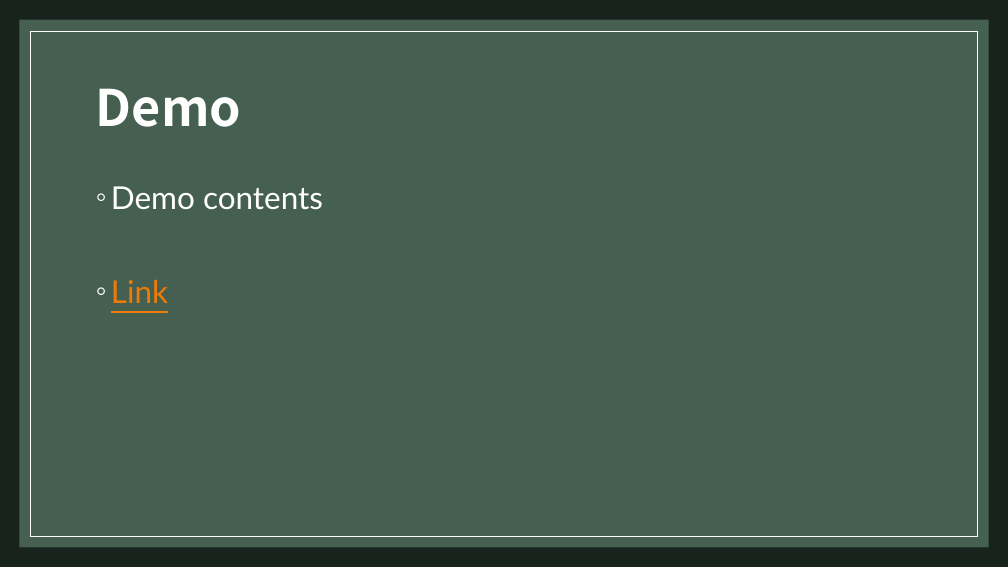
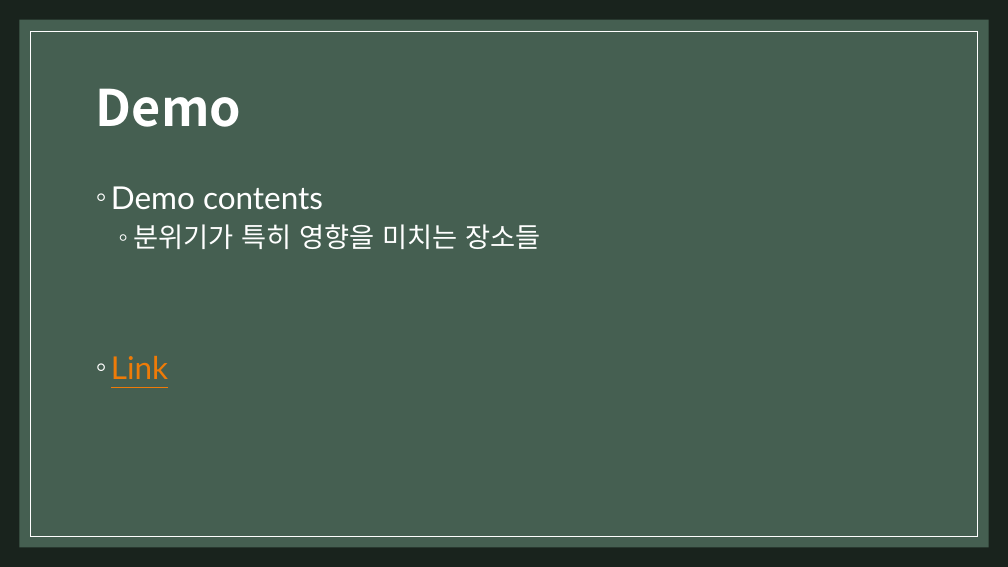
Before and after one commit to NaverSnu-MusicProject/meetings, a slide deck: slide 15 of D조_최종발표.pptx. Drawn at 1008x567 pixels with LibreOffice and Linux fonts; fonts in the diff are those of the drawing; background and template pictures are left out. Boxes give left, top, right and bottom in pixels: in the first picture for what was removed or moved away, otherwise in the second. Text is boxed around its words. In the diff, an @@ line names an element or a change of style, - is before the commit and + after.

```diff
--- a/D조_최종발표.pptx
+++ b/D조_최종발표.pptx
@@ text at <box>134,224,540,249</box>: paragraph added @@
+  ◦ 분위기가 특히 영향을 미치는 장소들
```
Also in this commit, not shown: 5 other slides changed, 1 other file.
